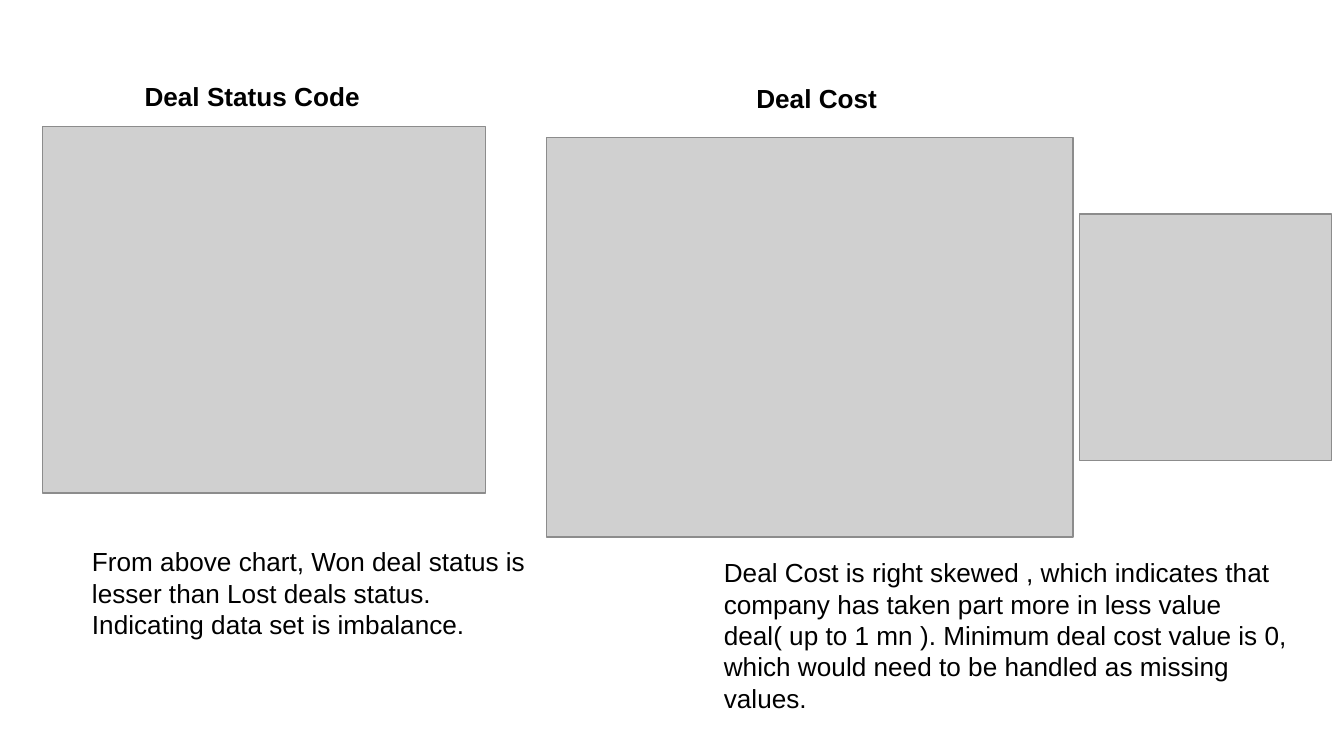
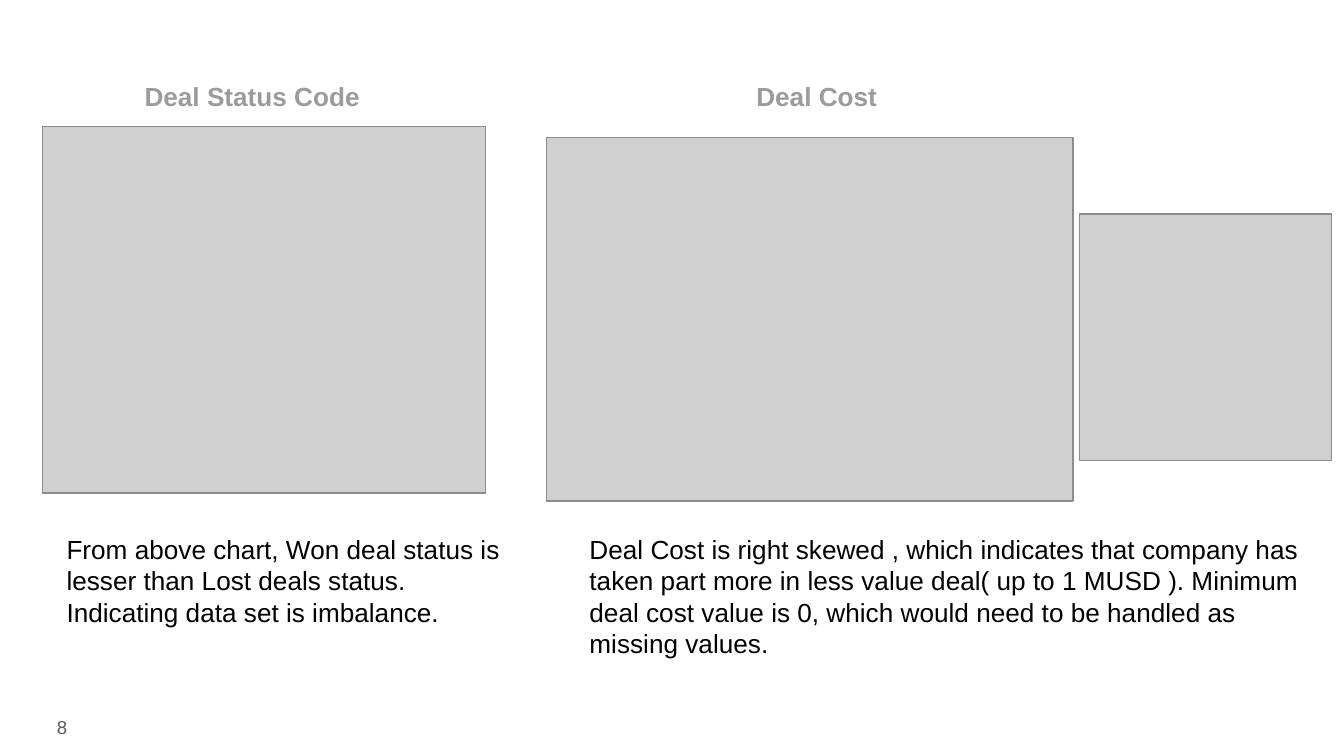
Before and after one commit to imkushwaha/Win_Prediction_Analytics, a slide deck: slide 8 of Presentation_Report.pptx. Drawn at 1344x756 pixels with LibreOffice and Linux fonts; fonts in the diff are those of the drawing; grey boxes stand for pictures; background and template pictures are left out. Boxes give left, top, right and bottom in pixels: in the first picture for what was removed or moved away, otherwise in the second. Text is boxed around its words. In the diff, an @@ line names an element or a change of style, - is before the commit and + after.

```diff
--- a/Presentation_Report.pptx
+++ b/Presentation_Report.pptx
@@ text "Deal Status Code" at box(145, 87, 359, 106): text colour #000000 to #9B9B9B @@
@@ text "Deal Cost" at box(756, 87, 877, 106): text colour #000000 to #9B9B9B @@
@@ picture: place and size @@
-picture at box(547, 137, 1074, 536)
+picture at box(547, 137, 1074, 500)
@@ text "From above chart, Won deal ...": place and size @@
-text "From above chart, Won deal ..." at box(92, 552, 525, 640)
+text "From above chart, Won deal ..." at box(67, 540, 499, 628)
@@ text at box(589, 540, 1297, 659): text changed @@
-Deal Cost is right skewed , which indicates that company has taken part more in less value deal( up to 1 mn ). Minimum deal cost value is 0, which would need to be handled as missing values.
+Deal Cost is right skewed , which indicates that company has taken part more in less value deal( up to 1 MUSD ). Minimum deal cost value is 0, which would need to be handled as missing values.
@@ page number added at box(57, 721, 67, 734), 10 pt, text #595959 @@
+8
```
Also in this commit, not shown: 12 other slides changed, 3 slides added, 3 slides removed, 1 other file.
